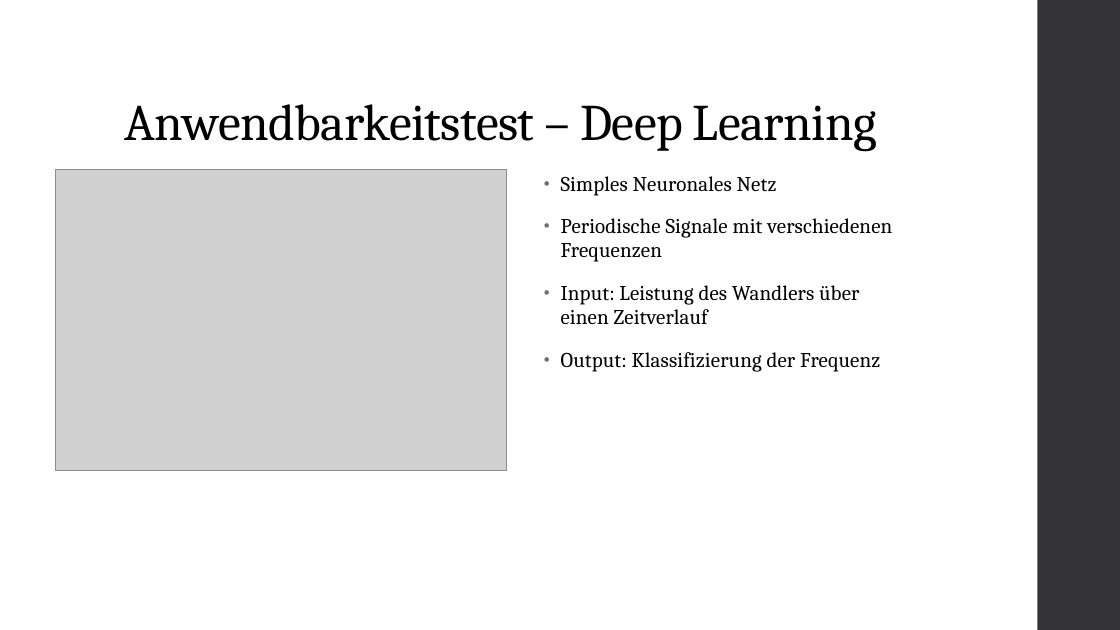
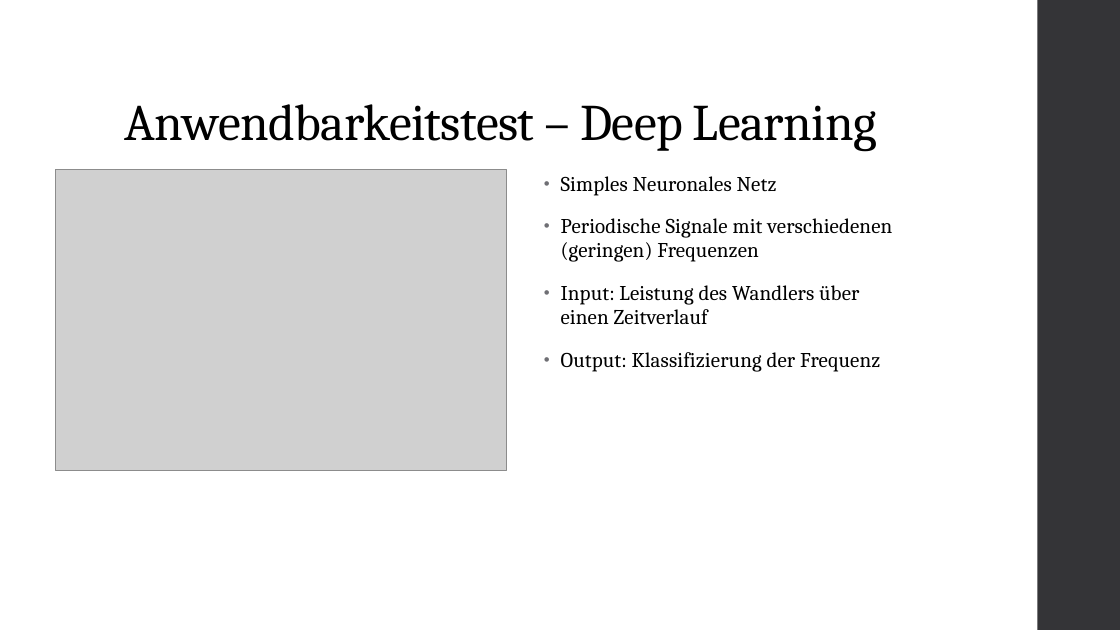
Before and after one commit to Blizzrow/Texts, a slide deck: slide 8 of Wandler_Koll.pptx. Drawn at 1120x630 pixels with LibreOffice and Linux fonts; fonts in the diff are those of the drawing; grey boxes stand for pictures. Boxes give left, top, right and bottom in pixels: in the first picture for what was removed or moved away, otherwise in the second. Text is boxed around its words. In the diff, an @@ line names an element or a change of style, - is before the commit and + after.

```diff
--- a/Wandler_Koll.pptx
+++ b/Wandler_Koll.pptx
@@ text at (x1=561, y1=218, x2=892, y2=262): text changed @@
-• Periodische Signale mit verschiedenen Frequenzen
+• Periodische Signale mit verschiedenen (geringen) Frequenzen
```
Also in this commit, not shown: 2 other slides changed.
